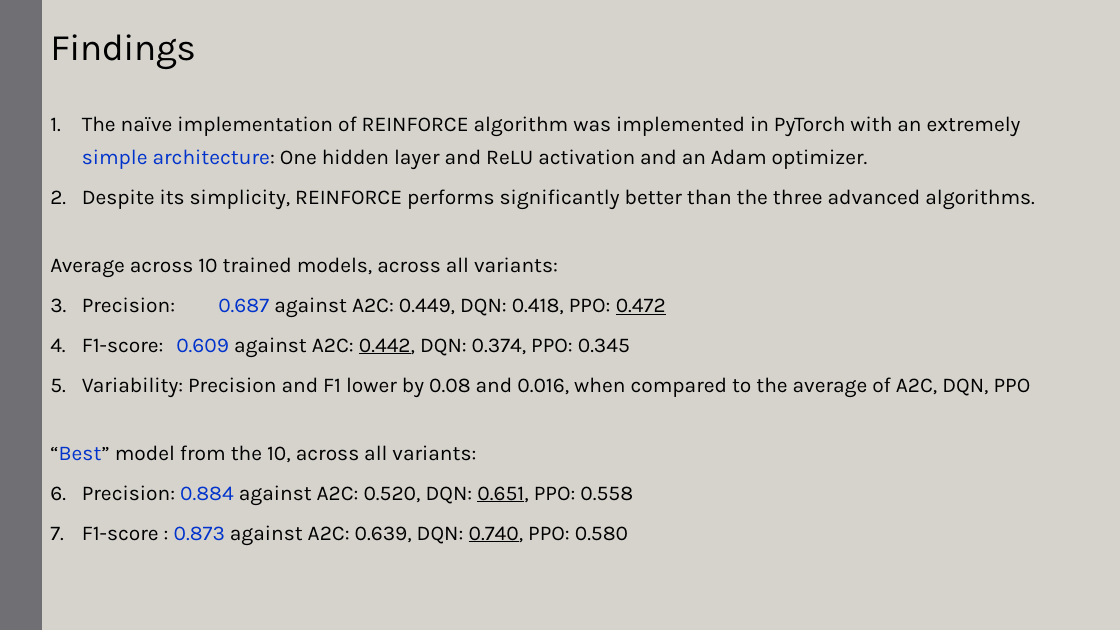
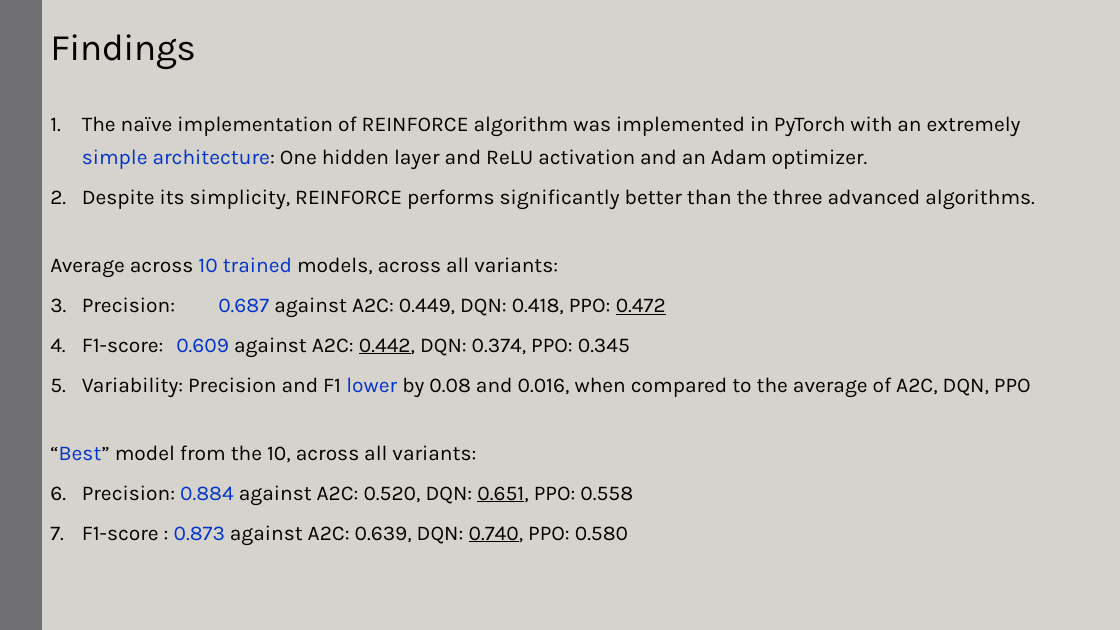
Before and after one commit to Rajesh-Siraskar/Empirical_Study_REINFORCE, a slide deck: slide 10 of presentation/RajeshSiraskar_HY_Presentation_19-Jul-2023.pptx. Drawn at 1120x630 pixels with LibreOffice and Linux fonts; fonts in the diff are those of the drawing. Boxes give left, top, right and bottom in pixels: in the first picture for what was removed or moved away, otherwise in the second. Text is boxed around its words. In the diff, an @@ line names an element or a change of style, - is before the commit and + after.

```diff
--- a/presentation/RajeshSiraskar_HY_Presentation_19-Jul-2023.pptx
+++ b/presentation/RajeshSiraskar_HY_Presentation_19-Jul-2023.pptx
@@ text at [50,257,1031,397]: text colour #000000 to #0033CC in "10 trained", "lower" @@
```
Also in this commit, not shown: 2 other slides changed, 1 slide added, 1 slide removed, 2 other files.
